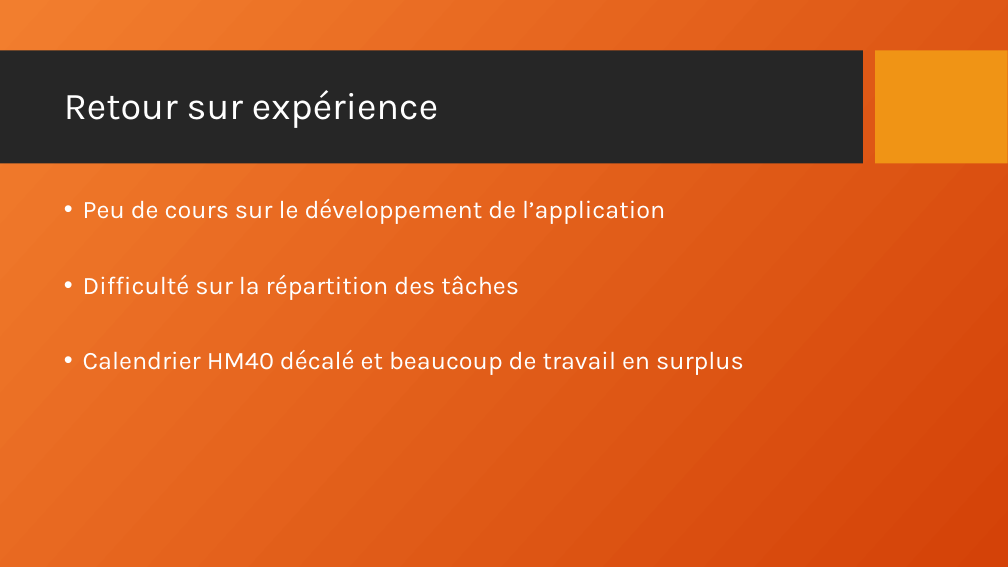
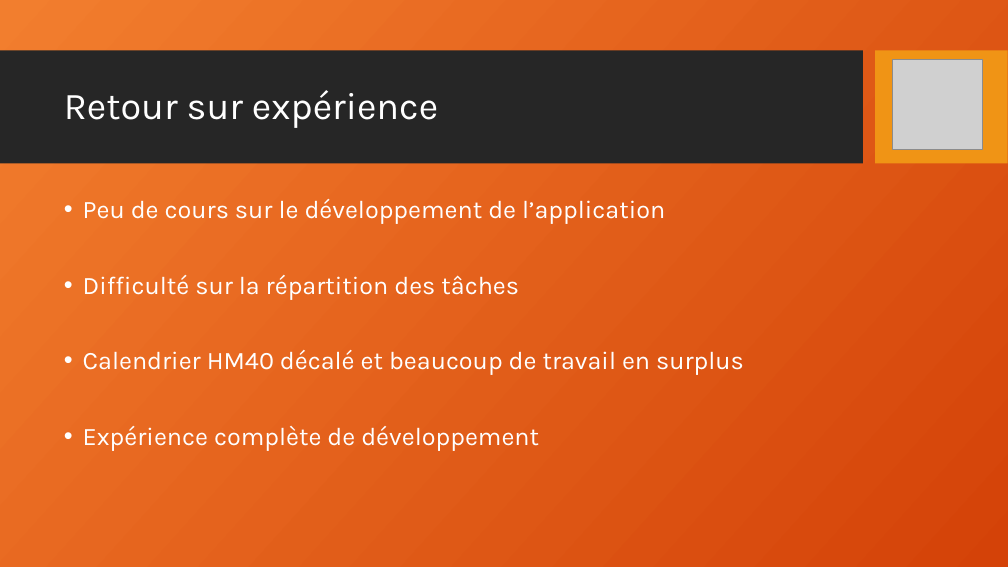
Before and after one commit to gxfab/SY43_P2022, a slide deck: slide 19 of SY43-Presentation-Lafo-cheuse.odp. Drawn at 1008x567 pixels with LibreOffice and Linux fonts; fonts in the diff are those of the drawing; grey boxes stand for pictures; background and template pictures are left out. Boxes give left, top, right and bottom in pixels: in the first picture for what was removed or moved away, otherwise in the second. Text is boxed around its words. In the diff, an @@ line names an element or a change of style, - is before the commit and + after.

```diff
--- a/SY43-Presentation-Lafo-cheuse.odp
+++ b/SY43-Presentation-Lafo-cheuse.odp
@@ picture added at [893,60,983,150] @@
@@ text at [83,426,539,451]: paragraph added @@
+• Expérience complète de développement
```
Also in this commit, not shown: 17 other slides changed.
